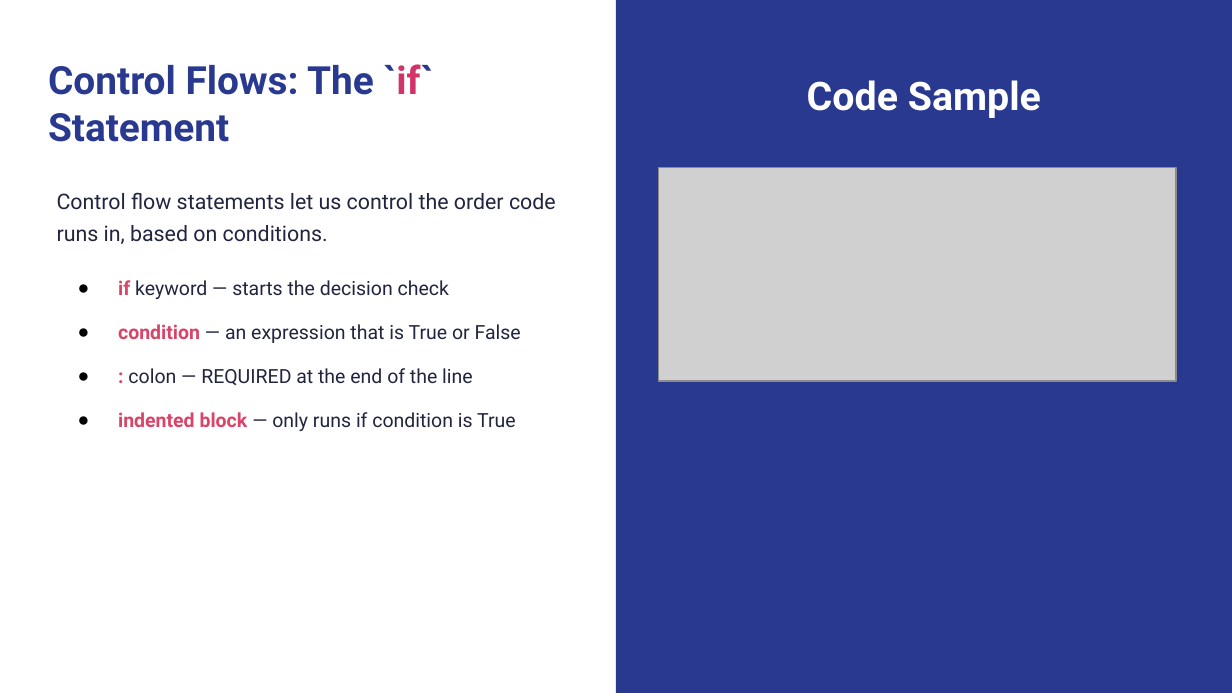
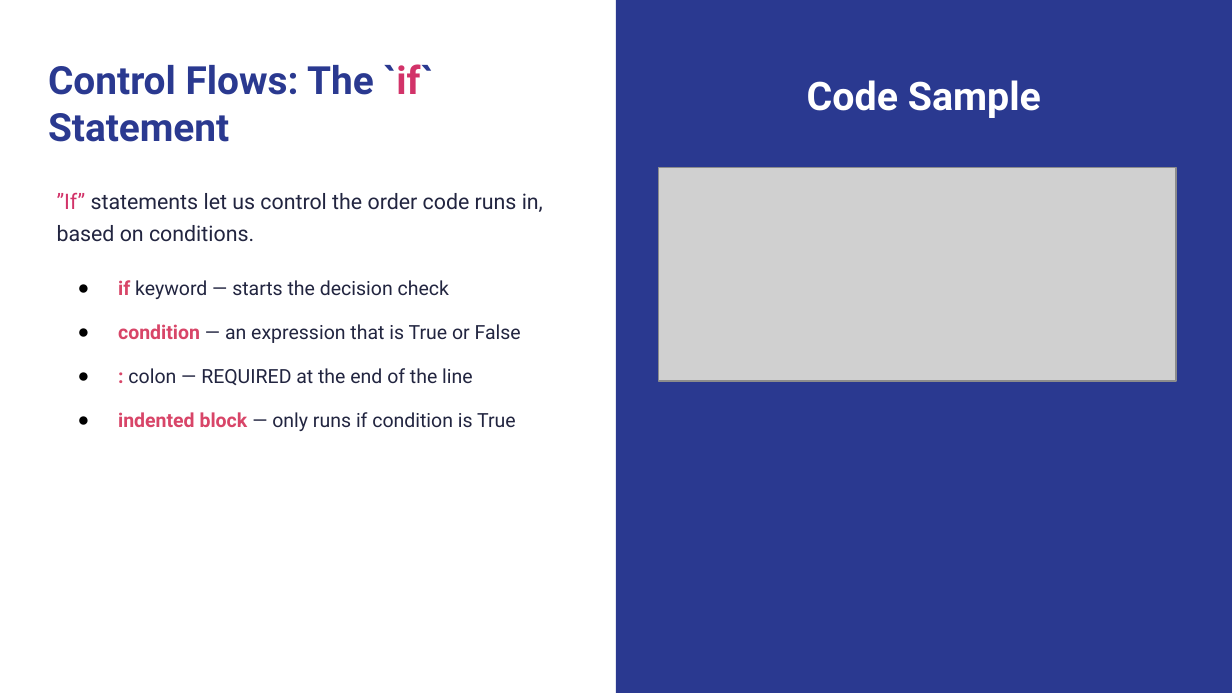
Before and after one commit to wg-training/wg-python-for-data-science-fundamental, a slide deck: slide 8 of slides/06 - Python Control Flows - Conditional Statement.pptx (slide 7 before the commit). Drawn at 1232x693 pixels with LibreOffice and Linux fonts; fonts in the diff are those of the drawing; grey boxes stand for pictures. Boxes give left, top, right and bottom in pixels: in the first picture for what was removed or moved away, otherwise in the second. Text is boxed around its words. In the diff, an @@ line names an element or a change of style, - is before the commit and + after.

```diff
--- a/slides/06 - Python Control Flows - Conditional Statement.pptx
+++ b/slides/06 - Python Control Flows - Conditional Statement.pptx
@@ text at (57,192,543,241): text changed @@
-Control flow statements let us control the order code runs in, based on conditions.
+”If” statements let us control the order code runs in, based on conditions.
```
Also in this commit, not shown: 10 other slides changed, 9 slides added, 2 other files.
